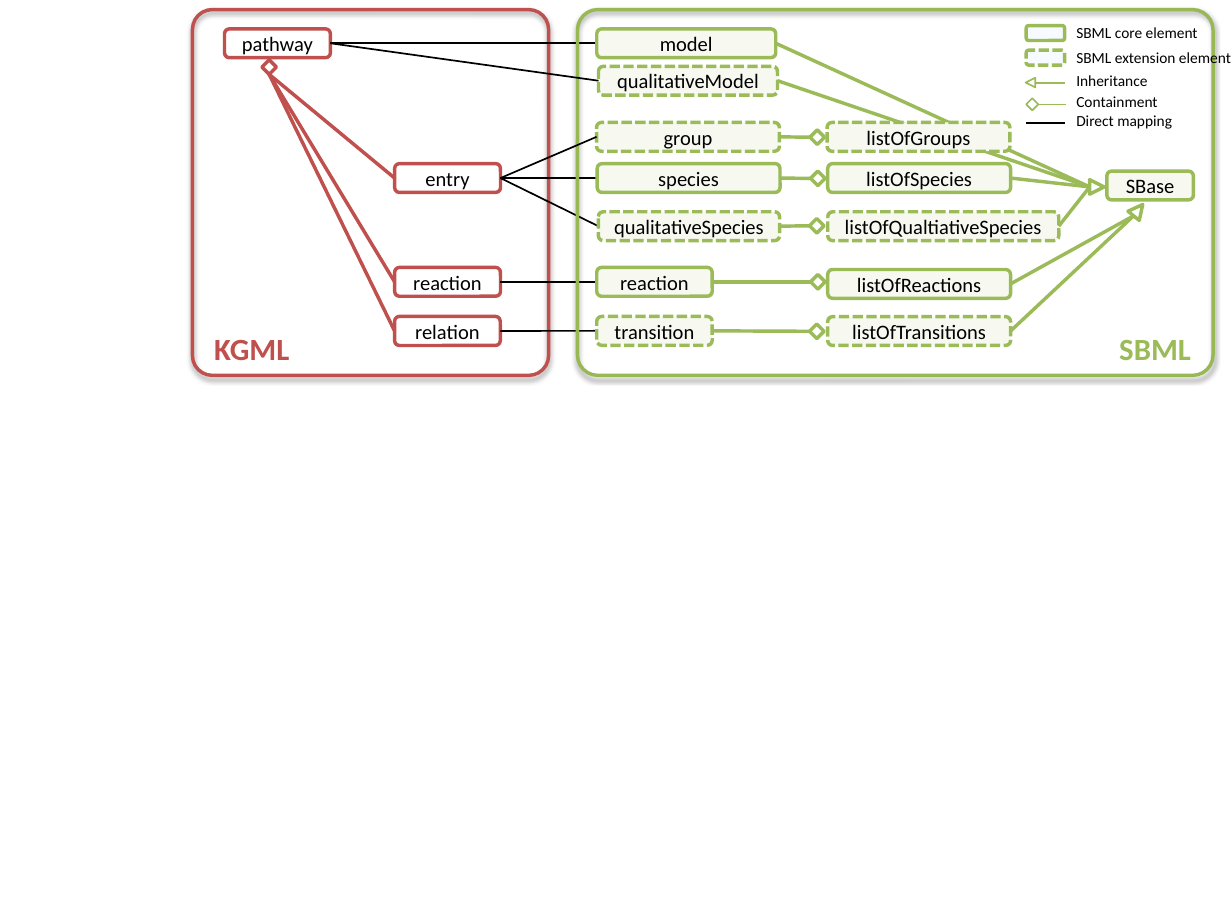
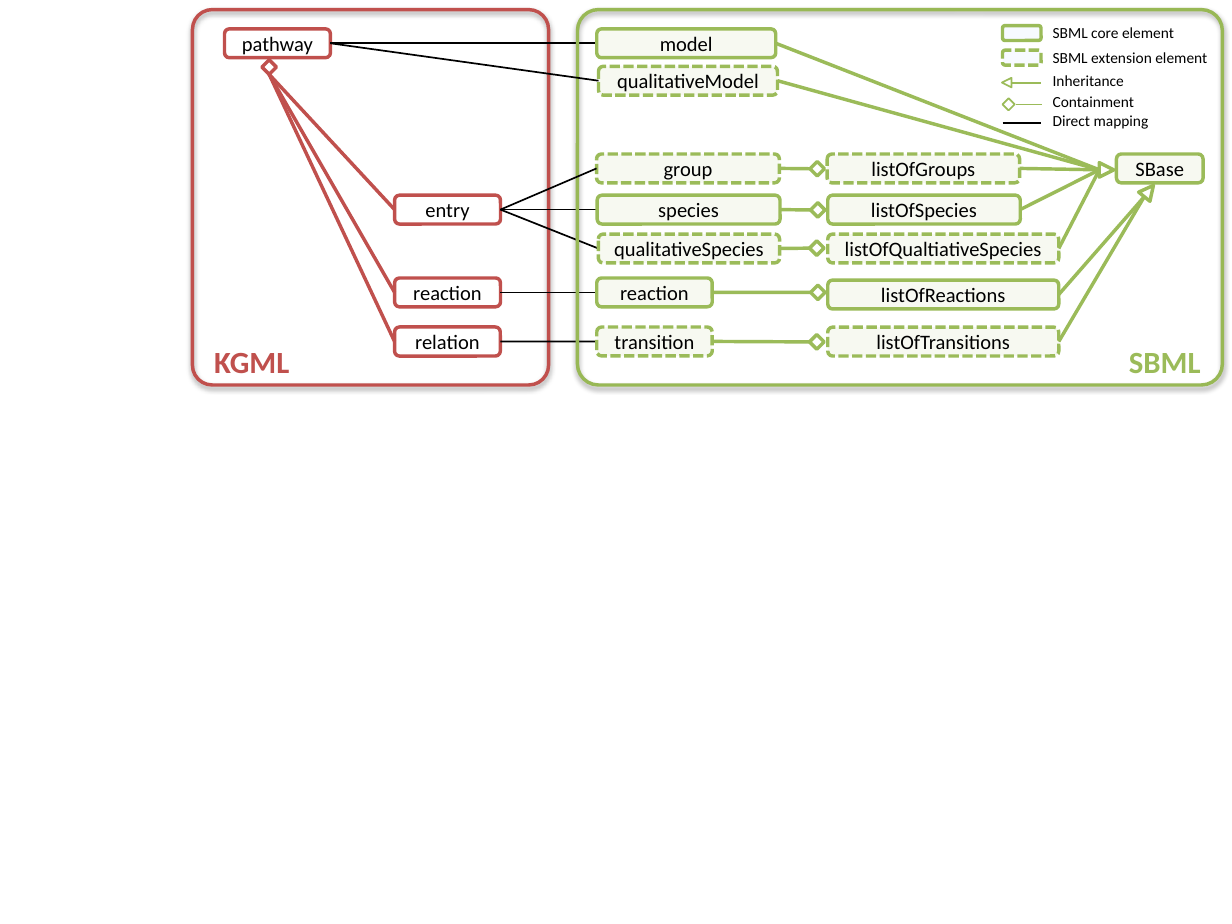
Before and after one commit to draeger-lab/KEGGtranslator, a slide deck: slide 3 of doc/publications/2012-04_CMSB2012/figures/Conversion.pptx. Drawn at 1232x924 pixels with LibreOffice and Linux fonts; fonts in the diff are those of the drawing. Boxes give left, top, right and bottom in pixels: in the first picture for what was removed or moved away, otherwise in the second. Text is boxed around its words. In the diff, an @@ line names an element or a change of style, - is before the commit and + after.

Commit message:
Changed conversion chart arrangement

```diff
--- a/doc/publications/2012-04_CMSB2012/figures/Conversion.pptx
+++ b/doc/publications/2012-04_CMSB2012/figures/Conversion.pptx
@@ rounded rectangle: place and size @@
-rounded rectangle at box(192, 10, 548, 376)
+rounded rectangle at box(192, 10, 548, 386)
@@ rounded rectangle: place and size @@
-rounded rectangle at box(578, 10, 1214, 376)
+rounded rectangle at box(578, 10, 1222, 386)
@@ line moved from (1090, 187) - (776, 43) to (1099, 170) - (776, 43) @@
@@ line moved from (394, 331) - (270, 74) to (394, 341) - (270, 74) @@
@@ line moved from (394, 282) - (270, 74) to (394, 292) - (270, 74) @@
@@ line moved from (394, 179) - (270, 74) to (394, 209) - (270, 74) @@
@@ line moved from (1090, 187) - (777, 81) to (1099, 170) - (777, 81) @@
@@ 5 texts, 3 lines, 2 rounded rectangles, 1 diamond, 1 triangle: place and size @@
-5 texts, 3 lines, 2 rounded rectangles, 1 diamond, 1 triangle at box(1026, 26, 1231, 129)
+5 texts, 3 lines, 2 rounded rectangles, 1 diamond, 1 triangle at box(1002, 26, 1207, 129)
@@ 4 lines, 3 rounded rectangles, 2 diamonds: place and size @@
-4 lines, 3 rounded rectangles, 2 diamonds at box(394, 122, 825, 192)
+4 lines, 3 rounded rectangles, 2 diamonds at box(394, 154, 825, 223)
@@ rounded rectangle "listOfGroups": place and size @@
-rounded rectangle "listOfGroups" at box(827, 122, 1009, 150)
+rounded rectangle "listOfGroups" at box(827, 154, 1019, 182)
@@ line moved from (1090, 187) - (1010, 179) to (1099, 170) - (1020, 209) @@
@@ line added from (1099, 170) to (1020, 169), #9BBB59 2 pt @@
@@ line moved from (1090, 187) - (1058, 227) to (1099, 170) - (1058, 249) @@
@@ triangle: place and size @@
-triangle at box(1090, 180, 1105, 195)
+triangle at box(1099, 163, 1114, 177)
@@ rounded rectangle "SBase": place and size @@
-rounded rectangle "SBase" at box(1106, 171, 1193, 200)
+rounded rectangle "SBase" at box(1116, 154, 1202, 182)
@@ line moved from (500, 179) - (599, 227) to (500, 209) - (599, 249) @@
@@ rounded rectangle "listOfSpecies": place and size @@
-rounded rectangle "listOfSpecies" at box(828, 164, 1010, 192)
+rounded rectangle "listOfSpecies" at box(828, 195, 1020, 223)
@@ line moved from (1133, 216) - (1010, 331) to (1145, 197) - (1058, 341) @@
@@ line moved from (1133, 216) - (1010, 283) to (1145, 197) - (1058, 294) @@
@@ triangle: place and size @@
-triangle at box(1128, 200, 1149, 221)
+triangle at box(1139, 181, 1160, 201)
@@ rounded rectangle "qualitativeSpecies": place and size @@
-rounded rectangle "qualitativeSpecies" at box(599, 212, 780, 240)
+rounded rectangle "qualitativeSpecies" at box(599, 234, 780, 262)
@@ rounded rectangle "listOfQualtiativeSpecies": place and size @@
-rounded rectangle "listOfQualtiativeSpecies" at box(828, 212, 1060, 240)
+rounded rectangle "listOfQualtiativeSpecies" at box(828, 234, 1060, 262)
@@ line moved from (809, 225) - (780, 227) to (809, 248) - (780, 249) @@
@@ diamond: place and size @@
-diamond at box(809, 218, 824, 233)
+diamond at box(809, 241, 824, 256)
@@ rounded rectangle "listOfReactions": place and size @@
-rounded rectangle "listOfReactions" at box(828, 270, 1010, 298)
+rounded rectangle "listOfReactions" at box(828, 280, 1060, 308)
@@ rounded rectangle "listOfTransitions": place and size @@
-rounded rectangle "listOfTransitions" at box(828, 317, 1010, 345)
+rounded rectangle "listOfTransitions" at box(828, 328, 1060, 356)
@@ 4 rounded rectangles, 4 lines, 2 diamonds, 1 text: place and size @@
-4 rounded rectangles, 4 lines, 2 diamonds, 1 text at box(214, 267, 825, 360)
+4 rounded rectangles, 4 lines, 2 diamonds, 1 text at box(214, 278, 825, 373)
@@ text "SBML": place and size @@
-text "SBML" at box(1119, 340, 1191, 360)
+text "SBML" at box(1129, 353, 1201, 373)
```
